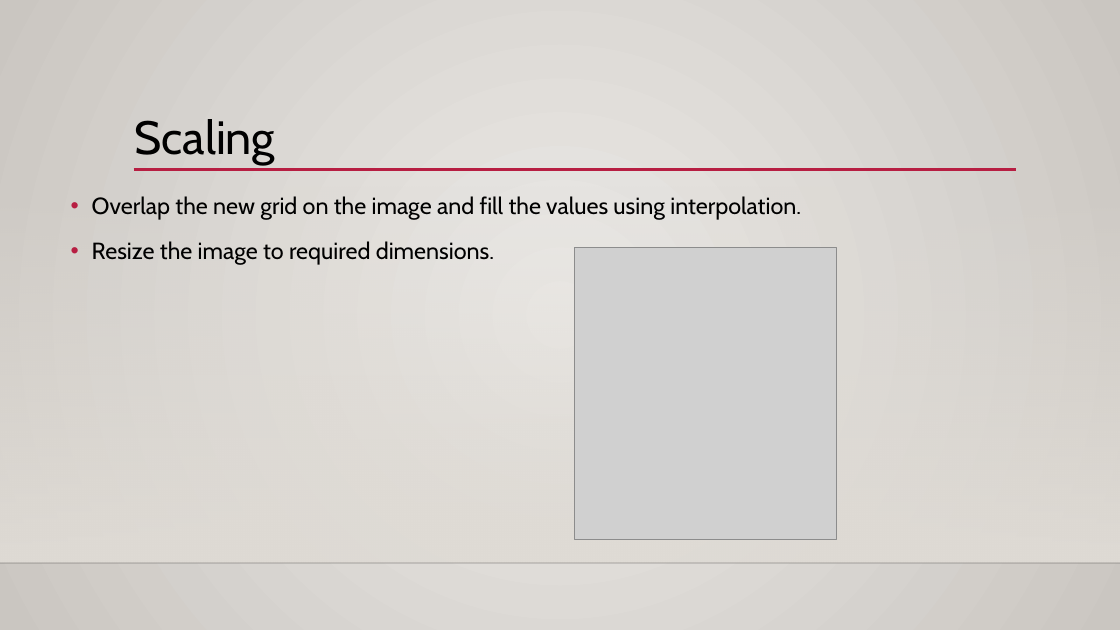
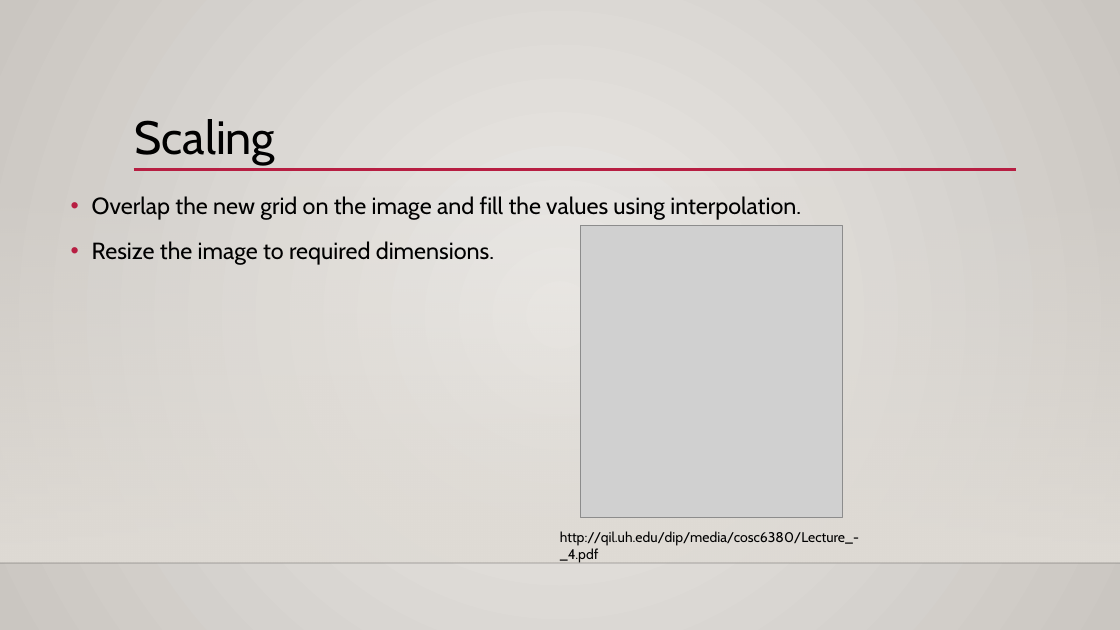
Before and after one commit to michaeltran/DIP-Image-Geometric-Transformation, a slide deck: slide 14 of DIP_Presentation.pptx (slide 11 before the commit). Drawn at 1120x630 pixels with LibreOffice and Linux fonts; fonts in the diff are those of the drawing; grey boxes stand for pictures; background and template pictures are left out. Boxes give left, top, right and bottom in pixels: in the first picture for what was removed or moved away, otherwise in the second. Text is boxed around its words. In the diff, an @@ line names an element or a change of style, - is before the commit and + after.

Commit message:
Add all pictures URL

```diff
--- a/DIP_Presentation.pptx
+++ b/DIP_Presentation.pptx
@@ picture: place and size @@
-picture at (575, 248, 837, 540)
+picture at (581, 226, 843, 518)
@@ text added at (560, 531, 859, 563), 12 pt, text #000000 @@
+http://qil.uh.edu/dip/media/cosc6380/Lecture_-_4.pdf
```
Also in this commit, not shown: 17 other slides changed, 3 slides added.
